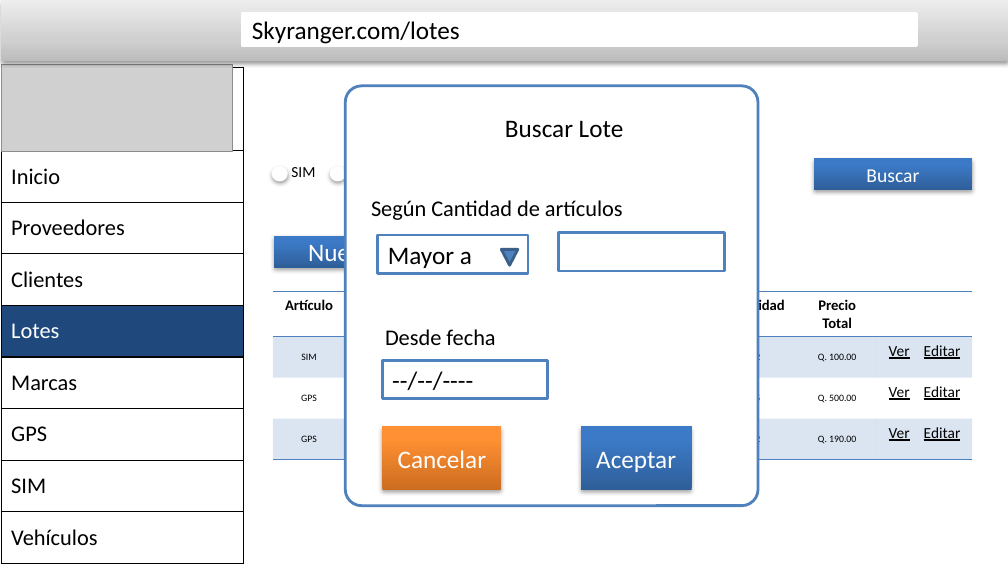
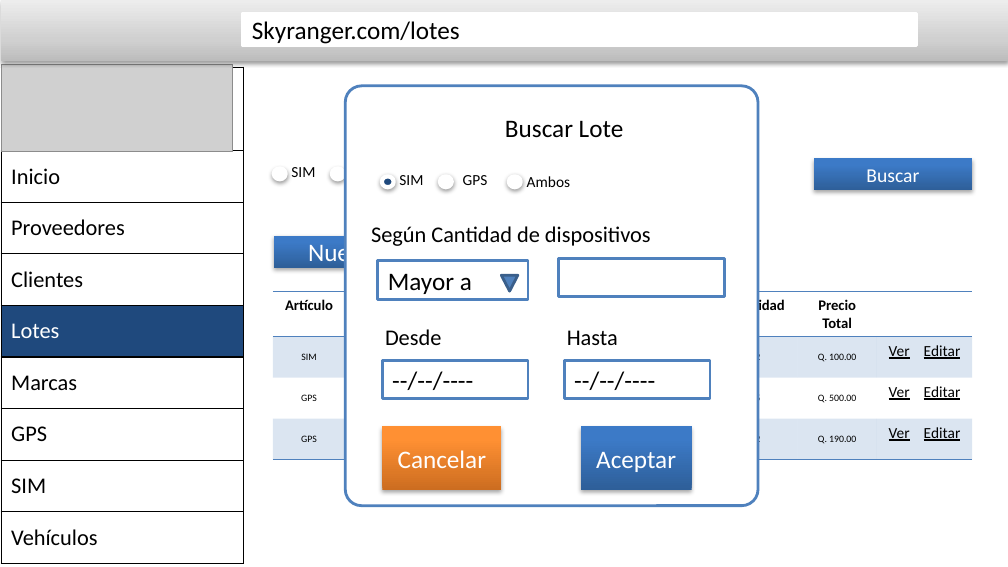
Before and after one commit to guillermopis/Proyecto_SKY_RANGER, a slide deck: slide 5 of documentos/DiseñoSkyRanger.pptx (slide 3 before the commit). Drawn at 1008x567 pixels with LibreOffice and Linux fonts; fonts in the diff are those of the drawing; grey boxes stand for pictures. Boxes give left, top, right and bottom in pixels: in the first picture for what was removed or moved away, otherwise in the second. Text is boxed around its words. In the diff, an @@ line names an element or a change of style, - is before the commit and + after.

```diff
--- a/documentos/DiseñoSkyRanger.pptx
+++ b/documentos/DiseñoSkyRanger.pptx
@@ ellipse added at (x1=382, y1=176, x2=394, y2=187), fill #1F497D, outline #FFFFFF 3 pt @@
@@ text added at (x1=399, y1=175, x2=423, y2=185), 11 pt, text #000000 @@
+SIM
@@ ellipse added at (x1=439, y1=176, x2=452, y2=187), fill #FFFFFF, outline #FFFFFF 3 pt @@
@@ text added at (x1=463, y1=175, x2=488, y2=185), 11 pt, text #000000 @@
+GPS
@@ ellipse added at (x1=509, y1=176, x2=521, y2=187), fill #FFFFFF, outline #FFFFFF 3 pt @@
@@ text added at (x1=527, y1=176, x2=570, y2=187), 11 pt, text #000000 @@
+Ambos
@@ text at (x1=371, y1=226, x2=651, y2=246): text changed @@
-Según Cantidad de artículos
+Según Cantidad de dispositivos
@@ 2 rectangles, 1 triangle moved together from (x1=378, y1=233, x2=725, y2=273) to (x1=378, y1=258, x2=725, y2=299) @@
@@ text at (x1=385, y1=329, x2=441, y2=345): text changed @@
-Desde fecha
+Desde
@@ text added at (x1=567, y1=330, x2=618, y2=345), 16 pt, text #000000 @@
+Hasta
@@ rectangle "--/--/----" resized from (x1=382, y1=360, x2=547, y2=398) to (x1=382, y1=360, x2=528, y2=398) @@
@@ rectangle added at (x1=564, y1=360, x2=711, y2=398), fill #FFFFFF, outline #4F81BD 2 pt, 18 pt, text #000000 @@
+--/--/----
```
Also in this commit, not shown: 2 slides added, 2 other files.
